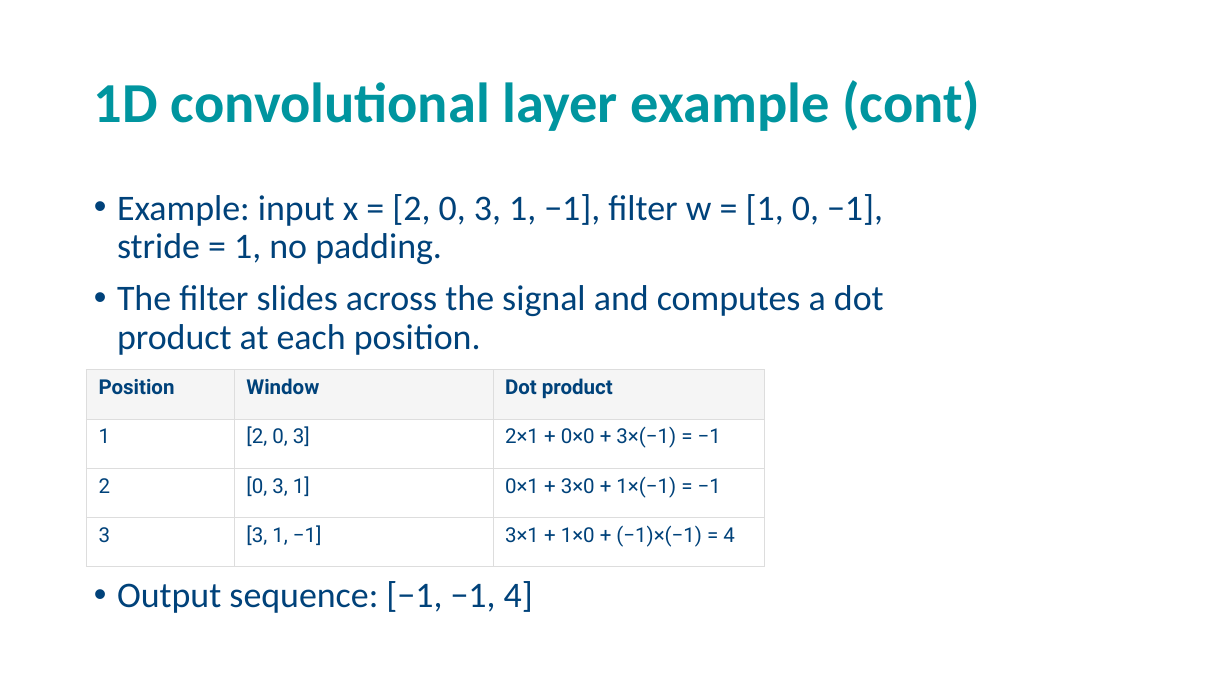
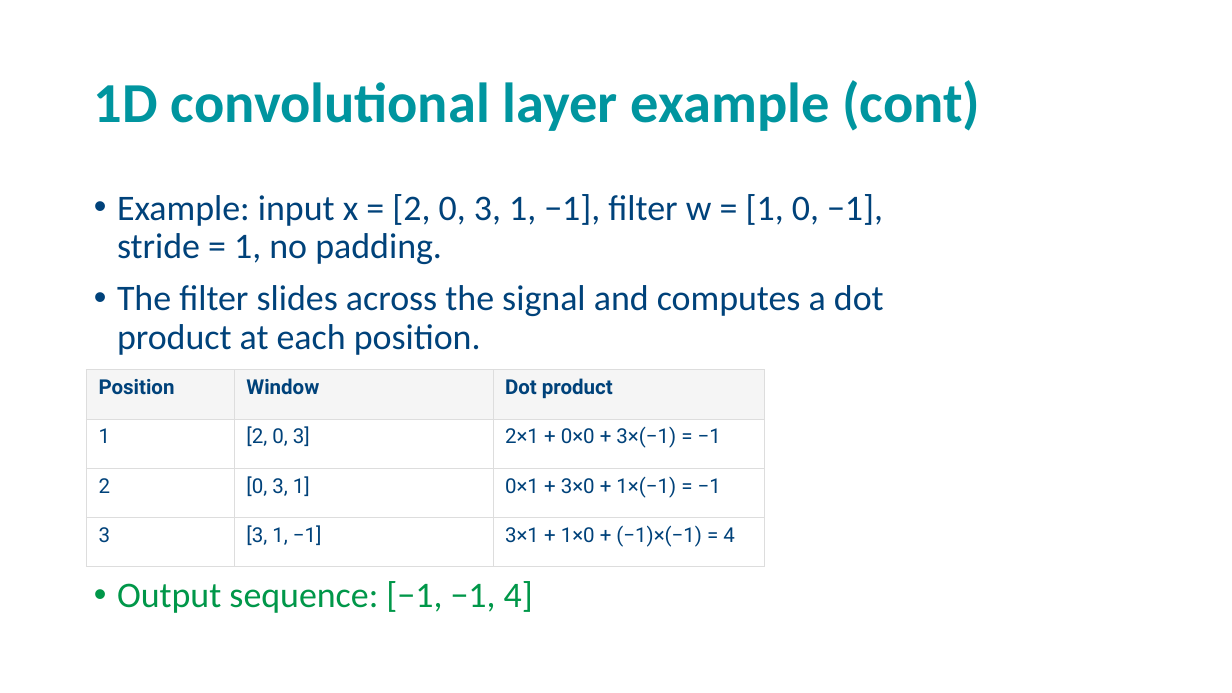
Before and after one commit to andrewcparnell/STAT41130, a slide deck: slide 15 of slides/day 2/D2C2_DL_CNN.pptx. Drawn at 1232x693 pixels with LibreOffice and Linux fonts; fonts in the diff are those of the drawing; background and template pictures are left out. Boxes give left, top, right and bottom in pixels: in the first picture for what was removed or moved away, otherwise in the second. Text is boxed around its words. In the diff, an @@ line names an element or a change of style, - is before the commit and + after.

```diff
--- a/slides/day 2/D2C2_DL_CNN.pptx
+++ b/slides/day 2/D2C2_DL_CNN.pptx
@@ text at bbox=[117, 581, 533, 613]: text colour #00427A to #009749 in "Output sequence: [−1, −1, 4]" @@
```
Also in this commit, not shown: 3 other slides changed, 2 slides removed, 1 other file.
